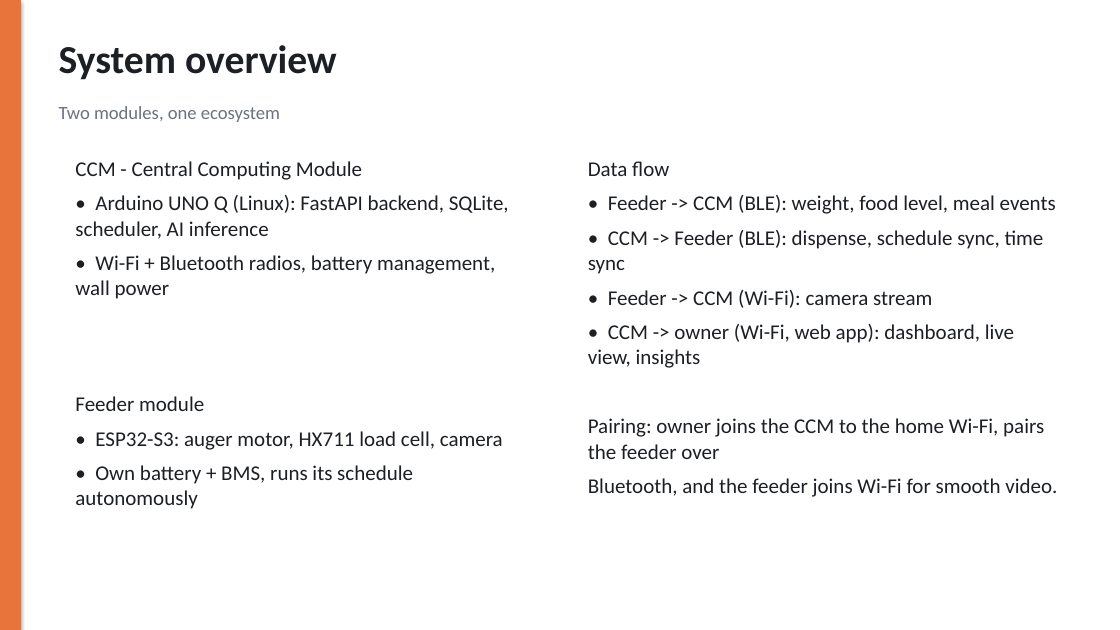
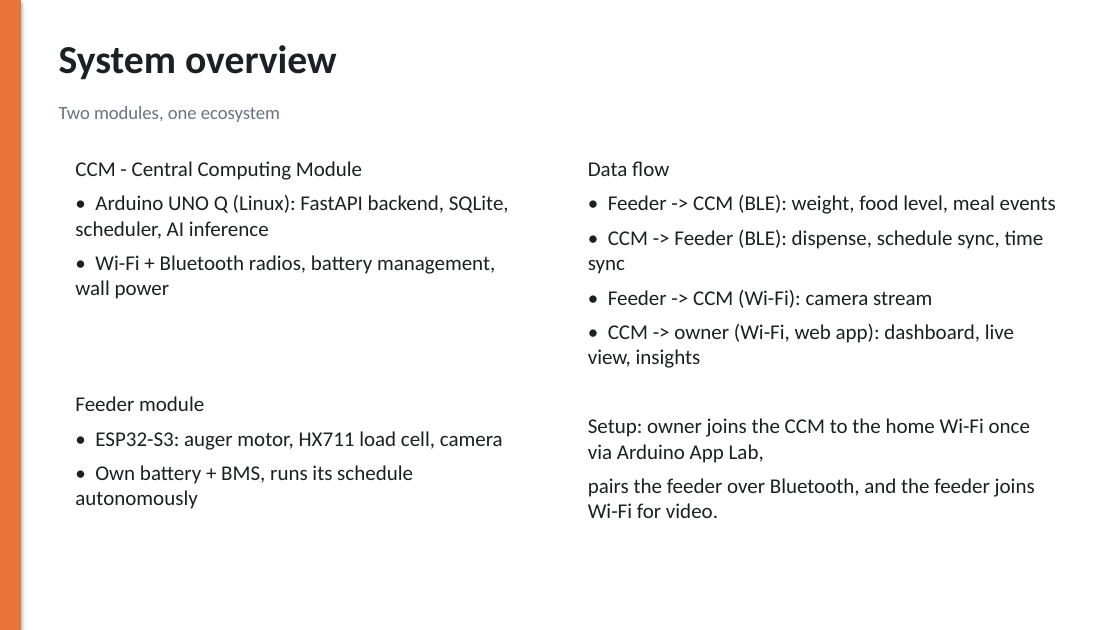
Before and after one commit to Dogecoin17/Foodi, a slide deck: slide 3 of docs/Foodi.pptx. Drawn at 1120x630 pixels with LibreOffice and Linux fonts; fonts in the diff are those of the drawing. Boxes give left, top, right and bottom in pixels: in the first picture for what was removed or moved away, otherwise in the second. Text is boxed around its words. In the diff, an @@ line names an element or a change of style, - is before the commit and + after.

Commit message:
Some main changes and arduino mcu code

```diff
--- a/docs/Foodi.pptx
+++ b/docs/Foodi.pptx
@@ text at <box>588,418,1035,518</box>: text changed @@
-Pairing: owner joins the CCM to the home Wi-Fi, pairs the feeder over
-Bluetooth, and the feeder joins Wi-Fi for smooth video.
+Setup: owner joins the CCM to the home Wi-Fi once via Arduino App Lab,
+pairs the feeder over Bluetooth, and the feeder joins Wi-Fi for video.
```
Also in this commit, not shown: 7 other files.
